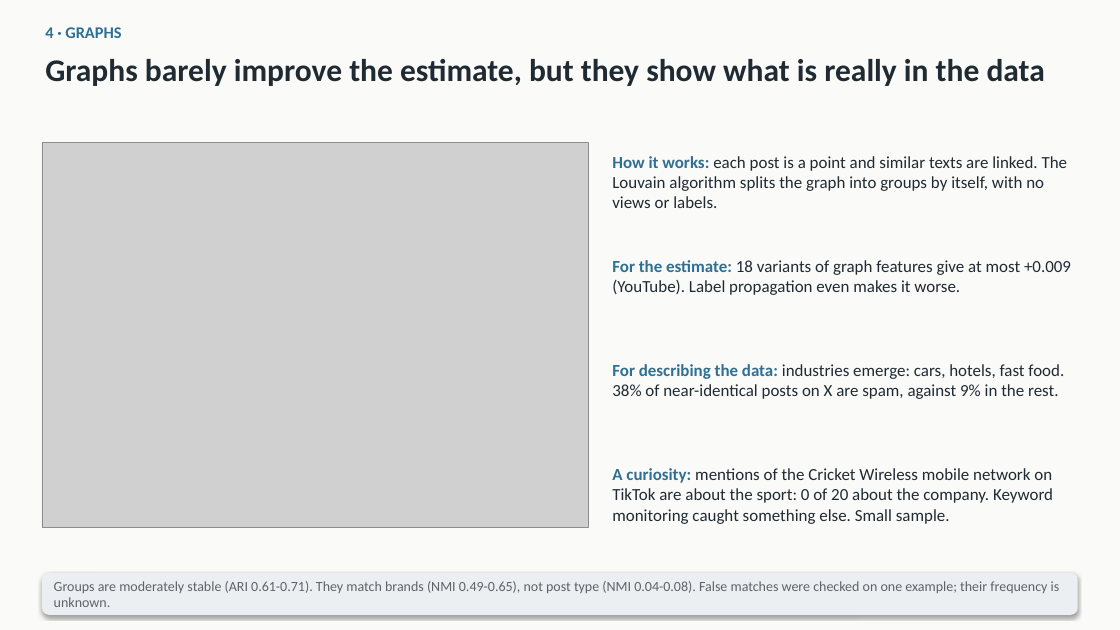
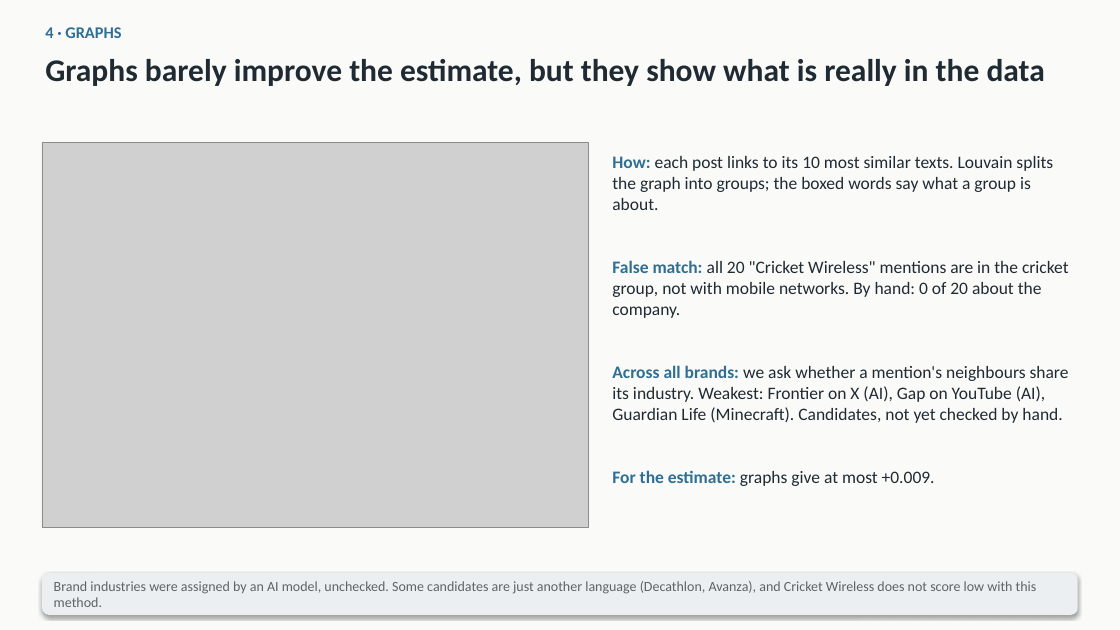
Before and after one commit to mikolaj-olesinski/Digital-Media-Analysis-PWR, a slide deck: slide 4 of pitchdeck/class_en.pptx. Drawn at 1120x630 pixels with LibreOffice and Linux fonts; fonts in the diff are those of the drawing; grey boxes stand for pictures. Boxes give left, top, right and bottom in pixels: in the first picture for what was removed or moved away, otherwise in the second. Text is boxed around its words. In the diff, an @@ line names an element or a change of style, - is before the commit and + after.

Commit message:
Register all experiments and label brands by industry in the text graph (#4)

```diff
--- a/pitchdeck/class_en.pptx
+++ b/pitchdeck/class_en.pptx
@@ text at [612, 156, 1053, 210]: text changed; size 14.5 to 15 pt @@
-How it works: each post is a point and similar texts are linked. The Louvain algorithm splits the graph into groups by itself, with no views or labels.
+How: each post links to its 10 most similar texts. Louvain splits the graph into groups; the boxed words say what a group is about.
@@ text at [612, 260, 1069, 318]: text changed; size 14.5 to 15 pt @@
-For the estimate: 18 variants of graph features give at most +0.009 (YouTube). Label propagation even makes it worse.
+False match: all 20 "Cricket Wireless" mentions are in the cricket group, not with mobile networks. By hand: 0 of 20 about the company.
@@ text at [612, 365, 1069, 423]: text changed; size 14.5 to 15 pt @@
-For describing the data: industries emerge: cars, hotels, fast food. 38% of near-identical posts on X are spam, against 9% in the rest.
+Across all brands: we ask whether a mention's neighbours share its industry. Weakest: Frontier on X (AI), Gap on YouTube (AI), Guardian Life (Minecraft). Candidates, not yet checked by hand.
@@ text at [612, 470, 935, 486]: text changed; size 14.5 to 15 pt @@
-A curiosity: mentions of the Cricket Wireless mobile network on TikTok are about the sport: 0 of 20 about the company. Keyword monitoring caught something else. Small sample.
+For the estimate: graphs give at most +0.009.
@@ text at [54, 581, 1037, 607]: text changed @@
-Groups are moderately stable (ARI 0.61-0.71). They match brands (NMI 0.49-0.65), not post type (NMI 0.04-0.08). False matches were checked on one example; their frequency is unknown.
+Brand industries were assigned by an AI model, unchecked. Some candidates are just another language (Decathlon, Avanza), and Cricket Wireless does not score low with this method.
```
Also in this commit, not shown: 4 other slides changed, 16 other files.
